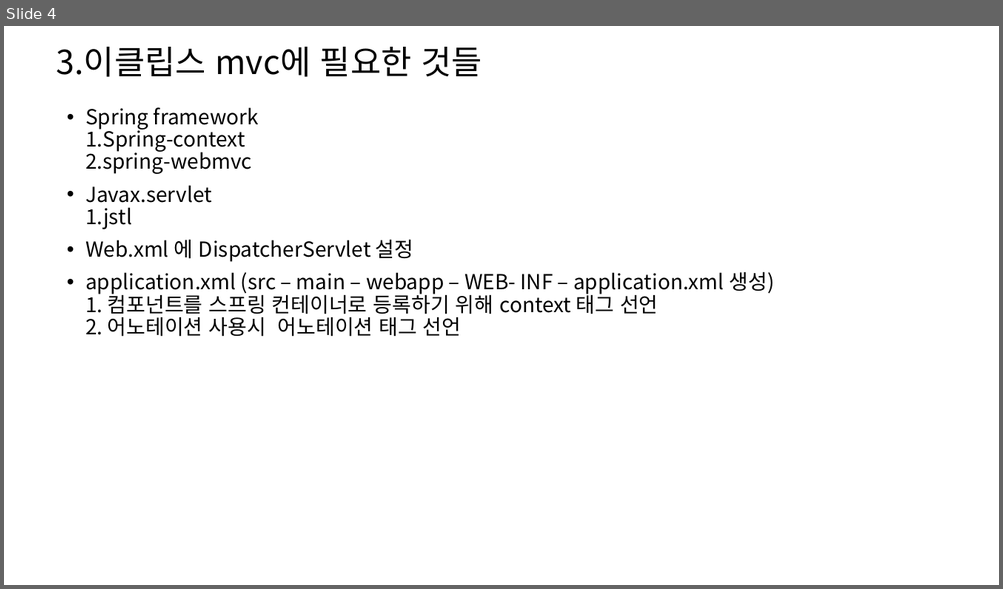
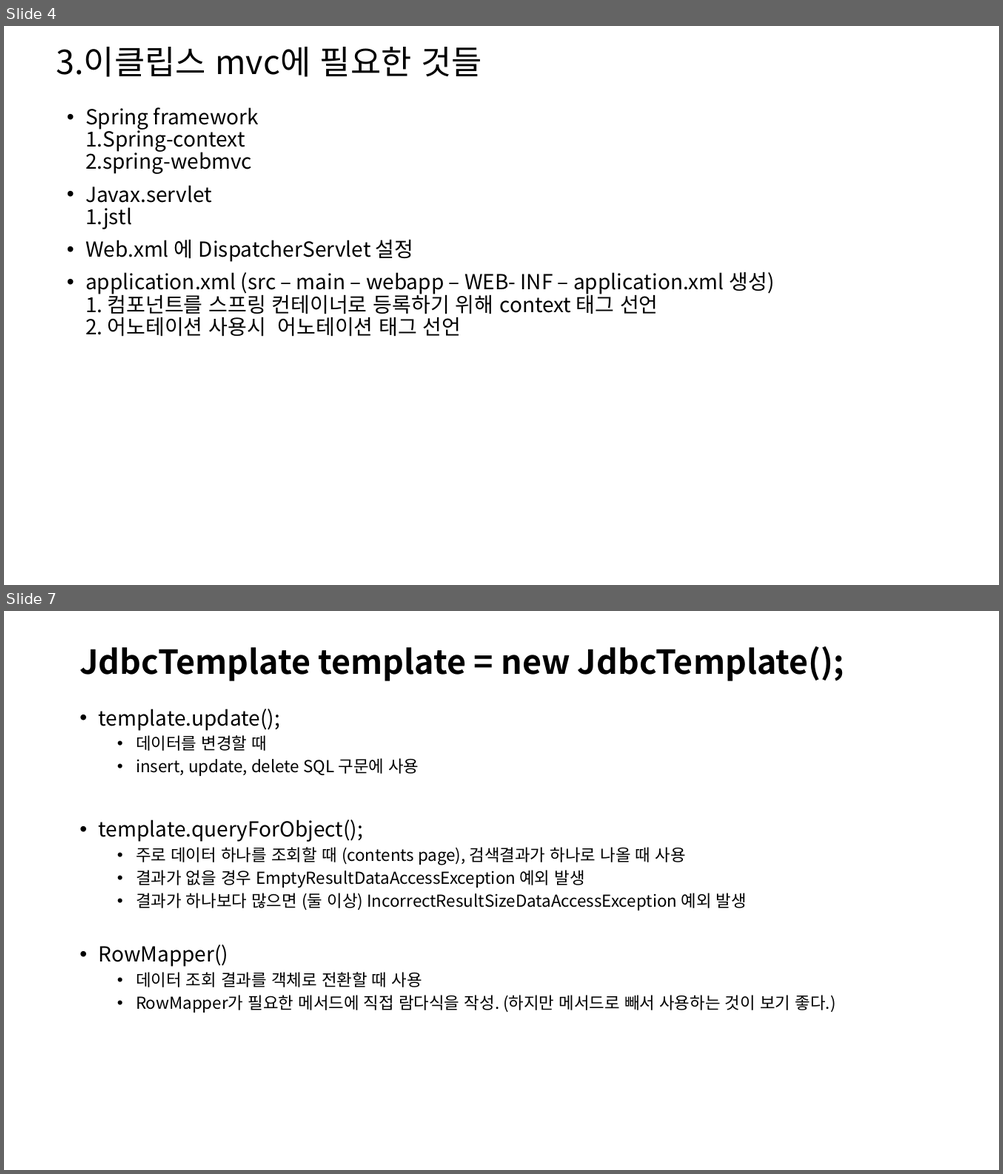
Before and after one commit to ChaeKyungChul/Document.File, a slide deck: 메모장/Spring/2024-04-09 spring Mvc.pptx. Shown one above the other, each under a label of ours: slide 4 before the commit, slides 4 and 7 after it; the slides between them are not shown. The pictures are 1003x589 and 1003x1174 pixels, drawn with LibreOffice and Linux fonts; fonts in the diff are those of the drawing. Boxes give left, top, right and bottom in pixels: in the first picture for what was removed or moved away, otherwise in the second. Text is boxed around its words. In the diff, an @@ line names an element or a change of style, - is before the commit and + after.

```diff
--- a/메모장/Spring/2024-04-09 spring Mvc.pptx
+++ b/메모장/Spring/2024-04-09 spring Mvc.pptx
@@ slide 7 added at box(4, 611, 999, 1170), background #FFFFFF @@
@@ title added at box(79, 647, 844, 681), 32 pt, text #000000, bold @@
+JdbcTemplate template = new JdbcTemplate();
@@ text added at box(99, 709, 836, 1013), 16 pt, text #000000 @@
+• template.update();
+  • 데이터를 변경할 때
+  • insert, update, delete SQL 구문에 사용
+• template.queryForObject();
+  • 주로 데이터 하나를 조회할 때 (contents page), 검색결과가 하나로 나올 때 사용
+  • 결과가 없을 경우 EmptyResultDataAccessException 예외 발생
+  • 결과가 하나보다 많으면 (둘 이상) IncorrectResultSizeDataAccessException 예외 발생
+• RowMapper()
+  • 데이터 조회 결과를 객체로 전환할 때 사용
+  • RowMapper가 필요한 메서드에 직접 람다식을 작성. (하지만 메서드로 빼서 사용하는 것이 보기 좋다.)
```
Also in this commit, not shown: 1 slide changed, 1 other slide added, 24 other files.
